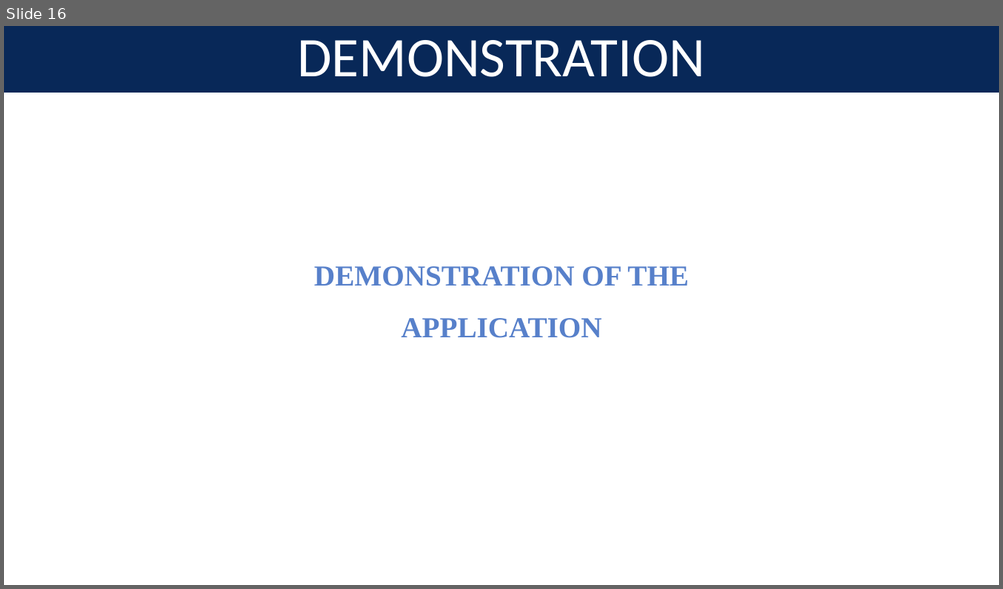
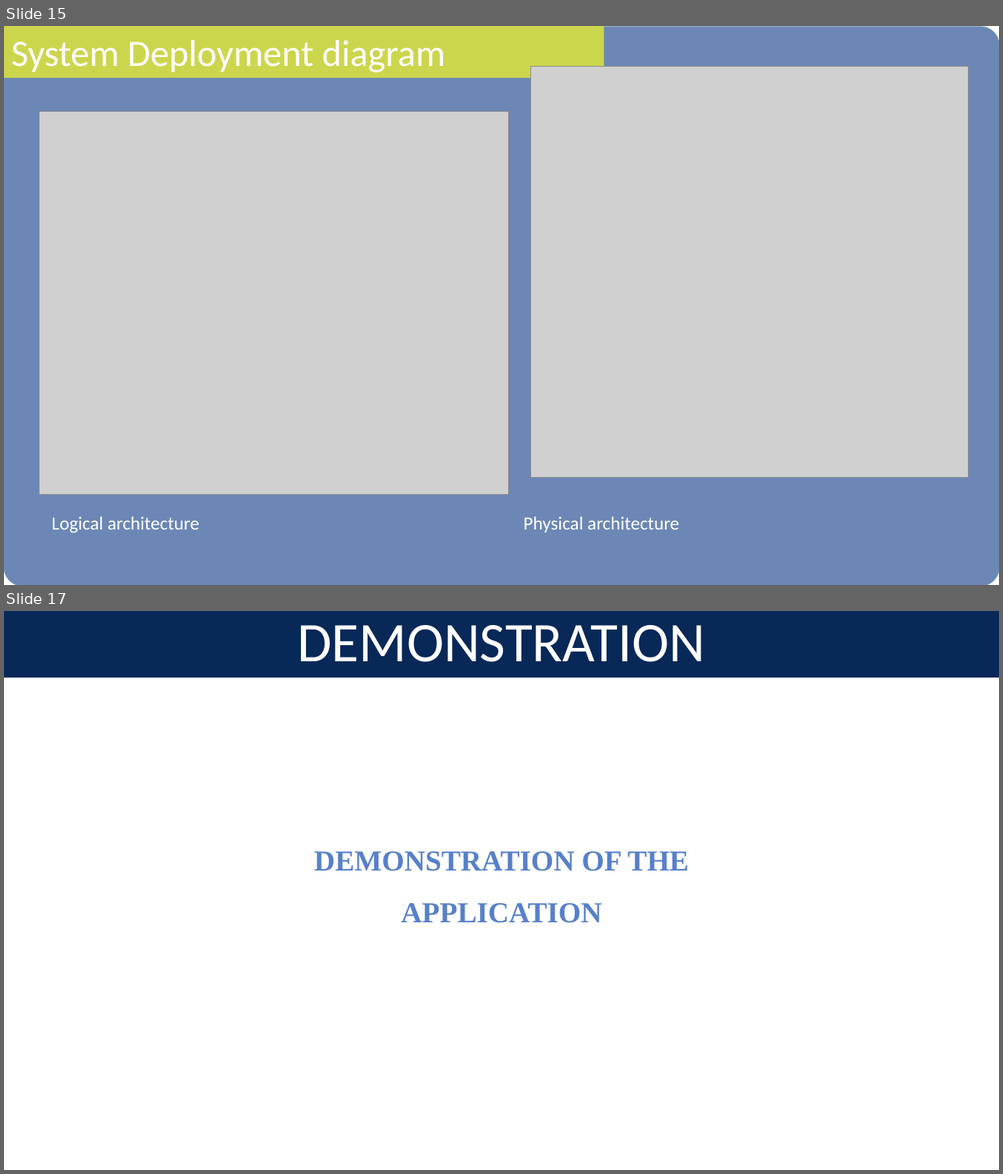
Before and after one commit to kanzuesther/level-2-report-and-diagrams, a slide deck: Presentation1.pptx. Shown one above the other, each under a label of ours: slide 16 before the commit, slides 15 and 17 after it; the slides between them are not shown. The pictures are 1003x589 and 1003x1174 pixels, drawn with LibreOffice and Linux fonts; fonts in the diff are those of the drawing; grey boxes stand for pictures; background and template pictures are left out. Boxes give left, top, right and bottom in pixels: in the first picture for what was removed or moved away, otherwise in the second. Text is boxed around its words. In the diff, an @@ line names an element or a change of style, - is before the commit and + after.

```diff
--- a/Presentation1.pptx
+++ b/Presentation1.pptx
@@ slide 15 added at <box>4,26,999,585</box>, background #FFFFFF @@
@@ rounded rectangle added at <box>4,27,999,585</box>, fill #2F5597 at 70% opacity, outline #6B90B2 1 pt @@
@@ rectangle added at <box>4,26,604,79</box>, fill #CCD64D, 36 pt, text #FFFFFF @@
+System Deployment diagram
@@ picture added at <box>531,66,968,477</box> @@
@@ picture added at <box>39,112,509,495</box> @@
@@ text added at <box>51,517,199,534</box>, 18 pt, text #FFFFFF @@
+Logical architecture
@@ text added at <box>523,517,679,533</box>, 18 pt, text #FFFFFF @@
+Physical architecture
@@ what was slide 16 is now slide 17 @@
```
Also in this commit, not shown: 3 slides changed, 3 other slides added, 3 slides removed, 7 other files.
